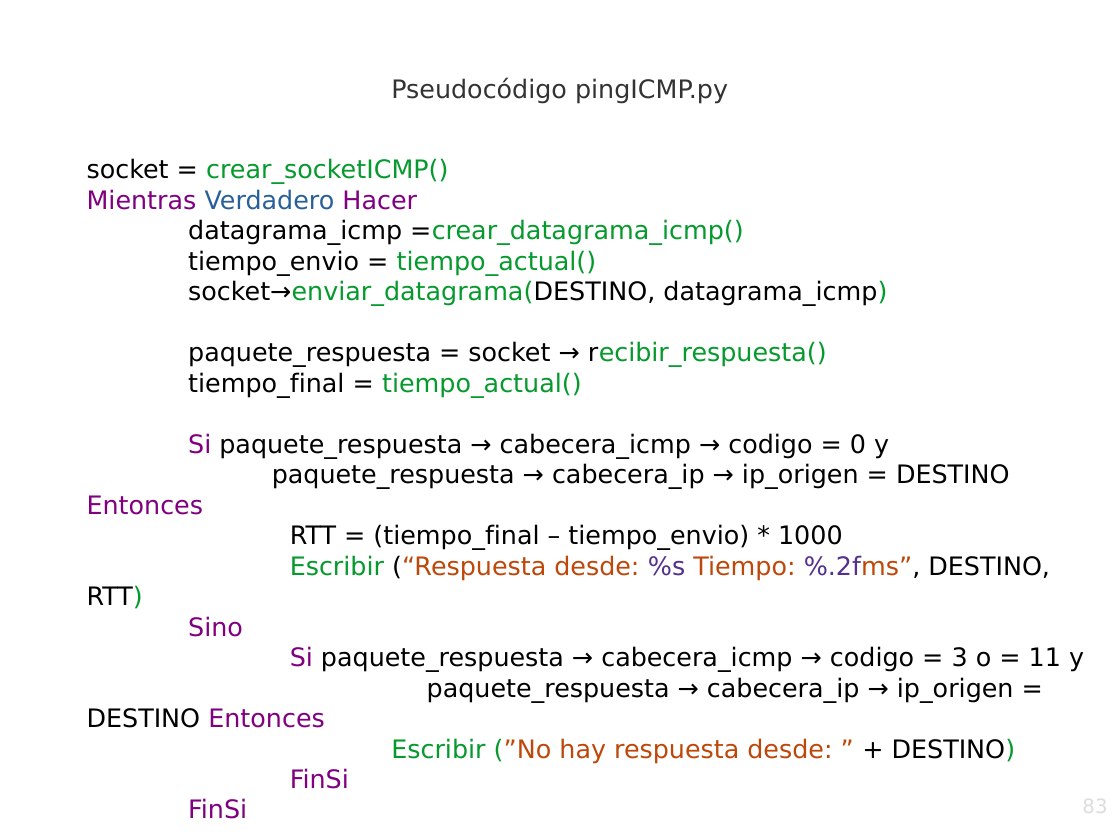
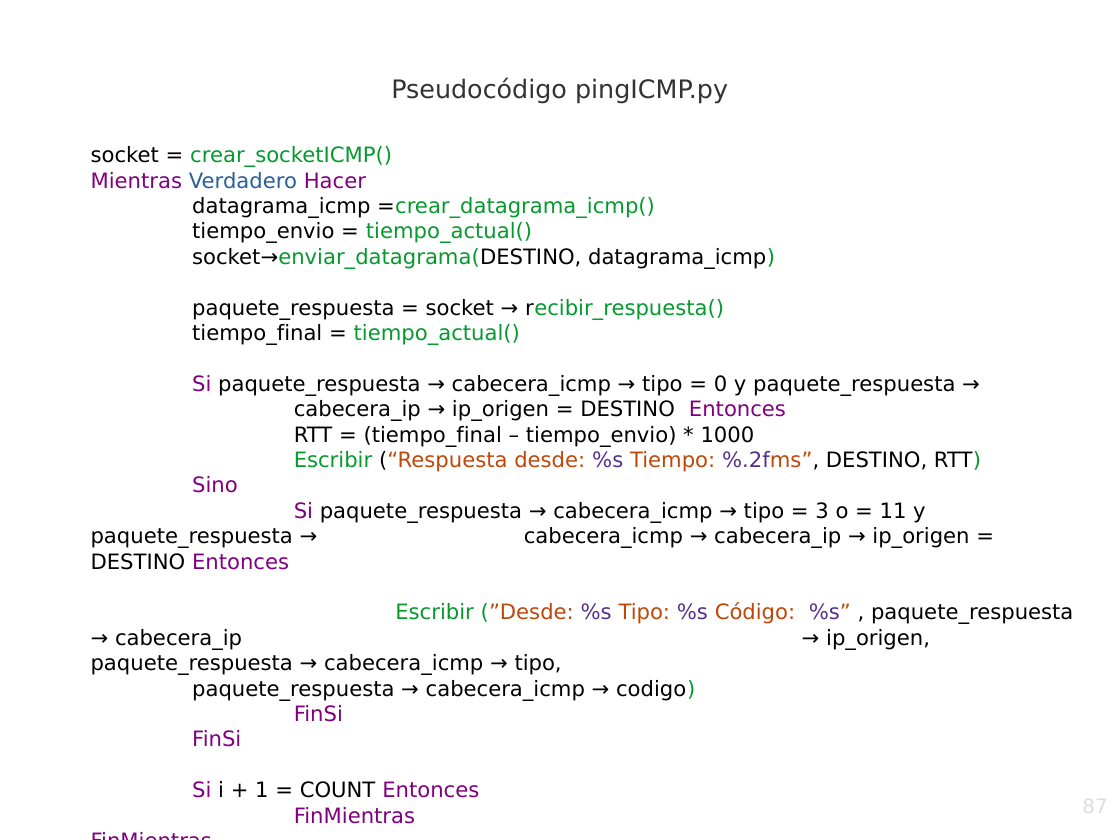
Before and after one commit to srealmoreno/Python, a slide deck: slide 87 of PING/ping.odp (slide 83 before the commit). Drawn at 1120x840 pixels with LibreOffice and Linux fonts; fonts in the diff are those of the drawing; background and template pictures are left out. Boxes give left, top, right and bottom in pixels: in the first picture for what was removed or moved away, otherwise in the second. Text is boxed around its words. In the diff, an @@ line names an element or a change of style, - is before the commit and + after.

```diff
--- a/PING/ping.odp
+++ b/PING/ping.odp
@@ text "socket = crear_socketICMP()": place and size @@
-text "socket = crear_socketICMP()" at [87,158,1084,819]
+text "socket = crear_socketICMP()" at [91,146,1073,824]
@@ text at [91,146,981,824]: size 18 to 15 pt in "socket = crear_socketICMP()", "Mientras Verdadero Hacer", "datagrama_icmp =crear_datagrama_icmp()", "tiempo_envio = tiempo_actual()" and 11 more places @@
@@ text at [192,375,955,421]: text changed; size 18 to 15 pt @@
-Si paquete_respuesta → cabecera_icmp → codigo = 0 y paquete_respuesta → cabecera_ip → ip_origen = DESTINO Entonces
+Si paquete_respuesta → cabecera_icmp → tipo = 0 y paquete_respuesta → cabecera_ip → ip_origen = DESTINO Entonces
@@ text at [91,502,1073,701]: text changed; size 18 to 15 pt @@
-Si paquete_respuesta → cabecera_icmp → codigo = 3 o = 11 y paquete_respuesta → cabecera_ip → ip_origen = DESTINO Entonces
-Escribir (”No hay respuesta desde: ” + DESTINO)
+Si paquete_respuesta → cabecera_icmp → tipo = 3 o = 11 y paquete_respuesta → cabecera_icmp → cabecera_ip → ip_origen = DESTINO Entonces
+Escribir (”Desde: %s Tipo: %s Código: %s” , paquete_respuesta → cabecera_ip → ip_origen, paquete_respuesta → cabecera_icmp → tipo, paquete_respuesta → cabecera_icmp → codigo)
@@ page number at [848,795,1109,840]: text changed @@
-83
+87
```
Also in this commit, not shown: 8 other slides changed, 4 slides added, 2 other files.
